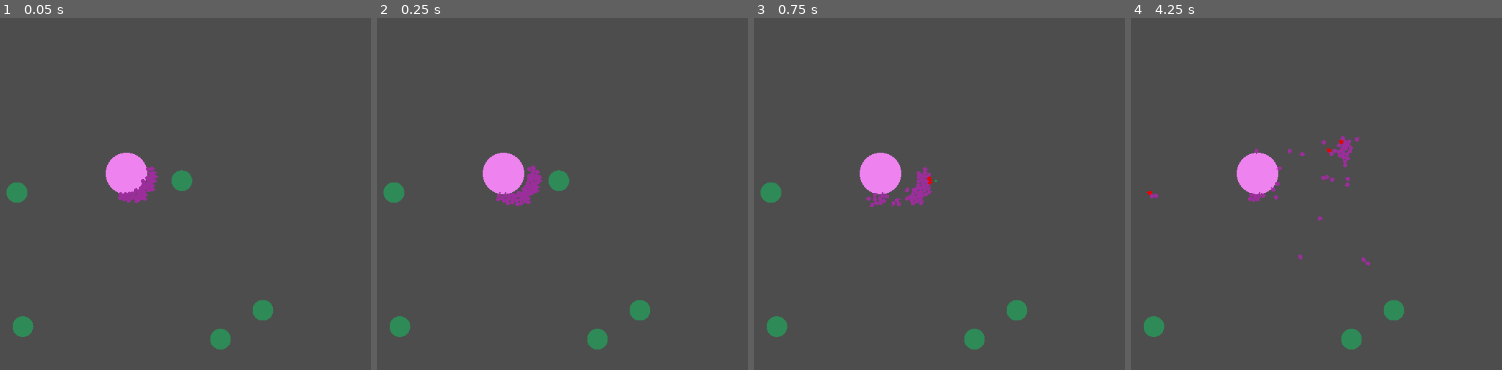
Above: before the commit, frames 1-4 (left to right).
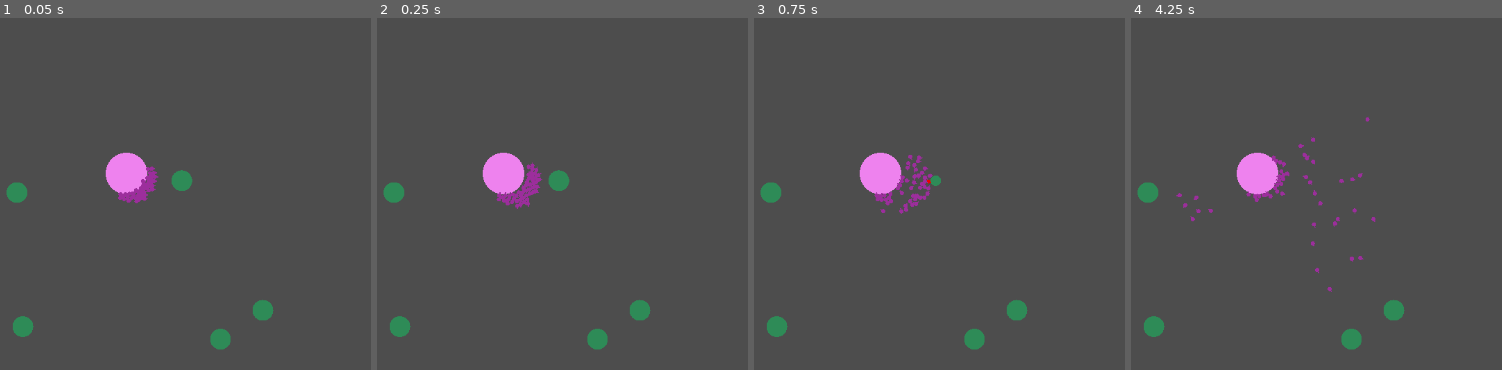
Above: after the commit, the same moments.

Repository: MalCaor/RucheTyr
Game: Godot game, scene res://Scene2d.tscn
Same seed, same stepped clock (60 frames per second), same inputs: the game is played once before the commit and once after it.
Inputs:
- Up to frame 1 (0.05 s): no input
- Up to frame 2 (0.25 s): no input
- Up to frame 3 (0.75 s): no input
- Up to frame 4 (4.25 s): no input

Frame 1 is identical in both runs. In frame 2, 0.2% of the frame differs, in the area x 32-45%, y 40-55%; in frame 3, 0.8%; in frame 4, 1.4%, in the area x 1-67%, y 28-78%.

Commit message:
better evasion

Diff:
--- a/Tyr/hormagaunt.gd
+++ b/Tyr/hormagaunt.gd
@@ -80,16 +80,13 @@
 
 func evasion_maneuver():
 	for body in list_body_to_evade:
-		# puissance to evade
-		var dist = max(position.distance_to(body.position), 1)
-		var puissance = 1 / dist
+		var dx:float = body.position.x - position.x
+		var dy:float = body.position.y - position.y
 
-		# evasion vector
-		var target_vect = global_position.direction_to(body.global_position)
-		var angle = -1 * self.global_transform.x.angle_to(target_vect)
+		var angle_target:Vector2 = Vector2(dx,dy).normalized()
+		var angle_self:float = self.global_transform.x.angle_to(angle_target)
 
-		# apply manu
-		apply_torque(puissance*angle)
+		apply_torque_impulse((angle_self/20) * -1)
 
 func zerg_maneuver():
 	# approch nour
